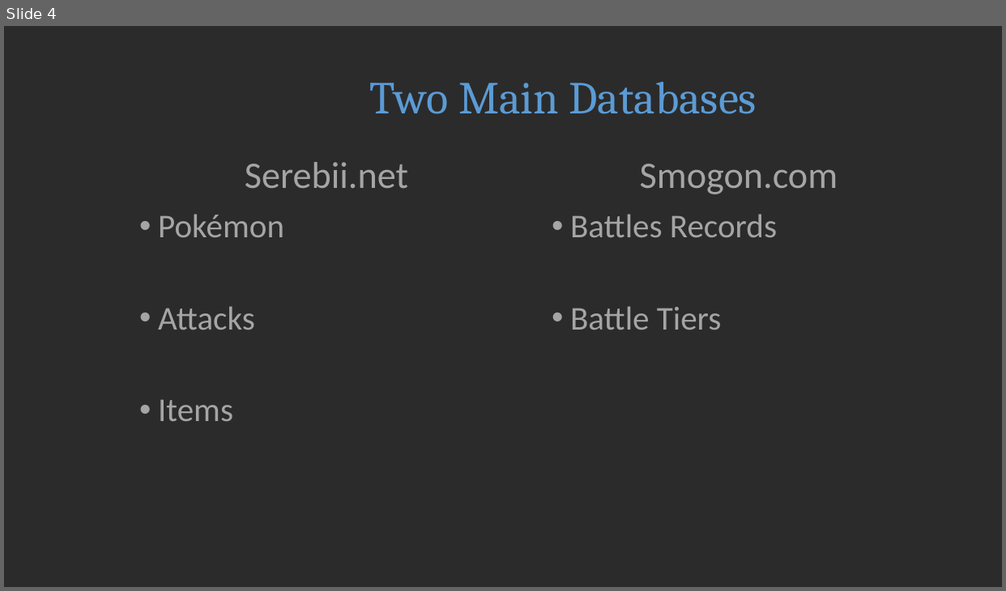
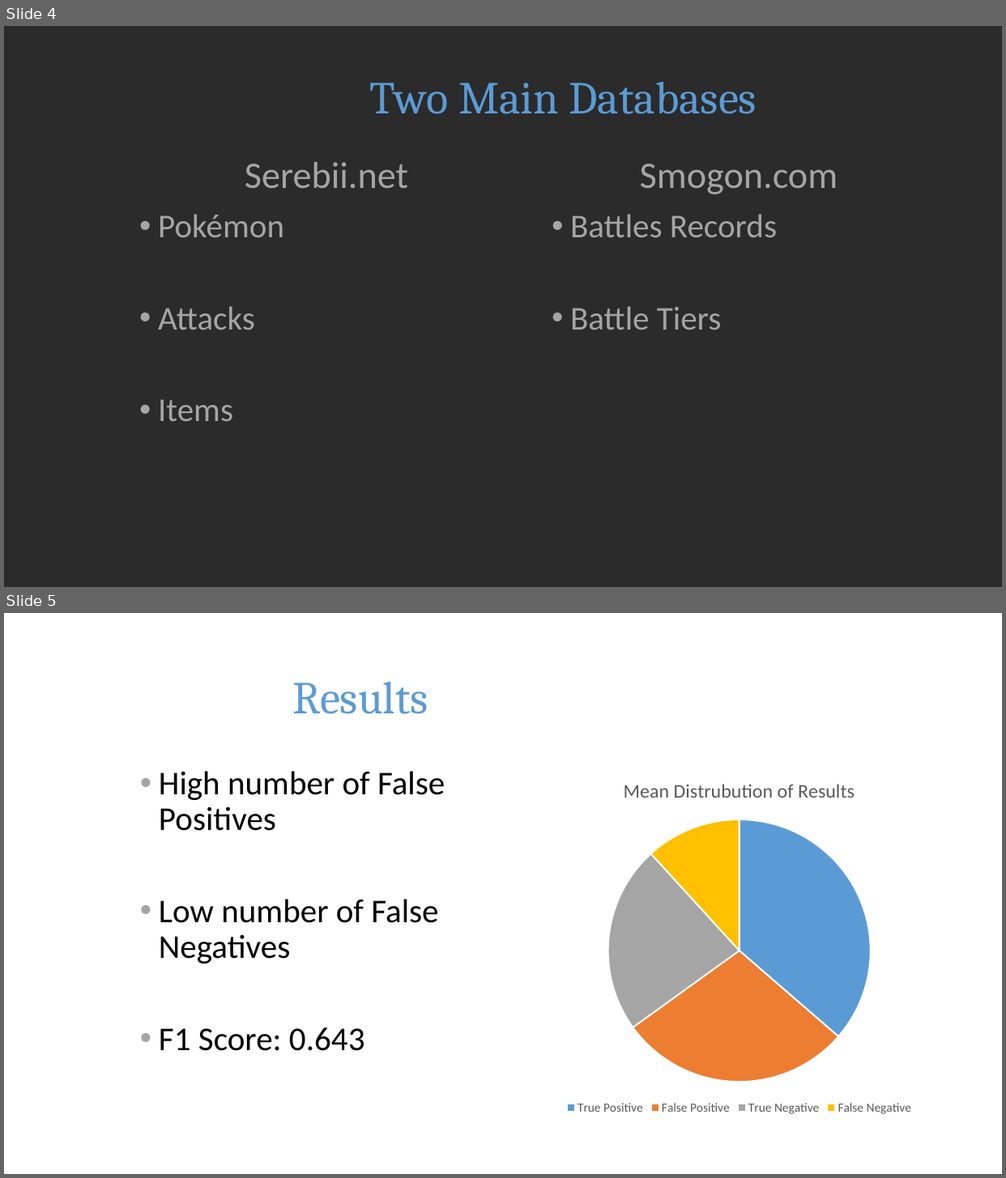
Before and after one commit to k-chen8888/pokemon_matchup, a slide deck: I Choose You.pptx. Shown one above the other, each under a label of ours: slide 4 before the commit, slides 4 and 5 after it. The pictures are 1006x591 and 1006x1178 pixels, drawn with LibreOffice and Linux fonts; fonts in the diff are those of the drawing; background and template pictures are left out; a plain dark background stands for a picture behind light text. Boxes give left, top, right and bottom in pixels: in the first picture for what was removed or moved away, otherwise in the second. Text is boxed around its words. In the diff, an @@ line names an element or a change of style, - is before the commit and + after.

```diff
--- a/I Choose You.pptx
+++ b/I Choose You.pptx
@@ slide 5 added at box(4, 613, 1002, 1174), background picture (left out) @@
@@ title added at box(292, 682, 428, 714), 44 pt, text #5B9BD5 @@
+Results
@@ text added at box(159, 771, 445, 1051), 32 pt, text #000000 @@
+• High number of False Positives
+• Low number of False Negatives
+• F1 Score: 0.643
@@ pie chart added at box(544, 763, 934, 1119) @@
+title "Mean Distrubution of Results"
+categories: True Positive, False Positive, True Negative, False Negative
+Mean Distrubution of Results: 36, 29, 23, 12
```
Also in this commit, not shown: 1 slide changed, 1 other slide added, 2 slides removed, 2 other files.
